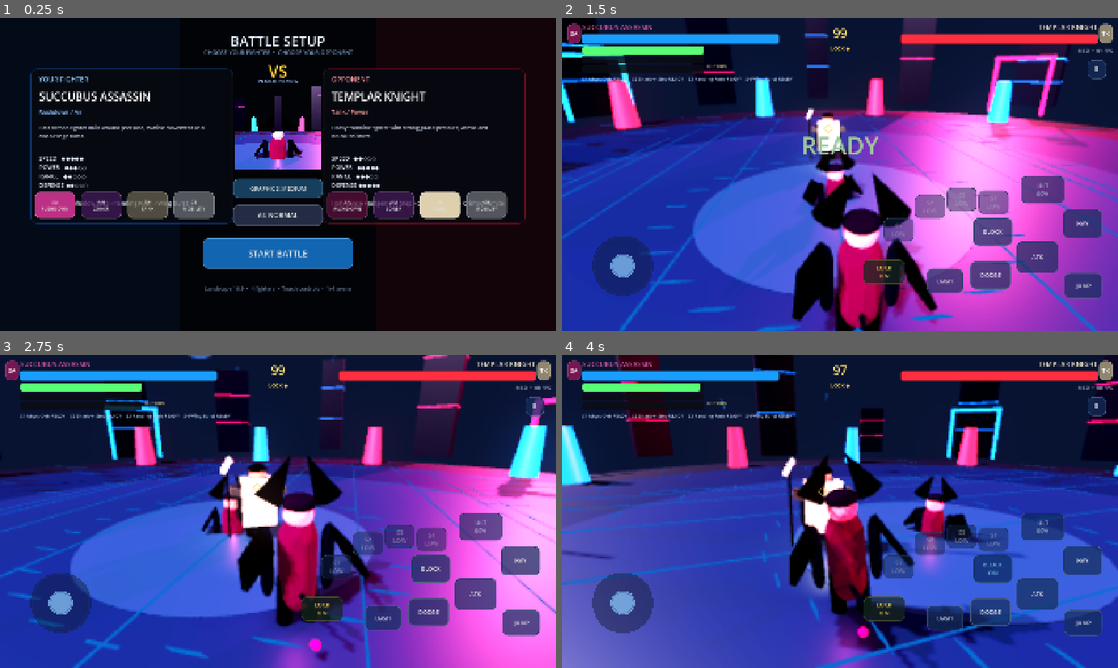
Above: before the commit, frames 1-4 (two rows, left to right).
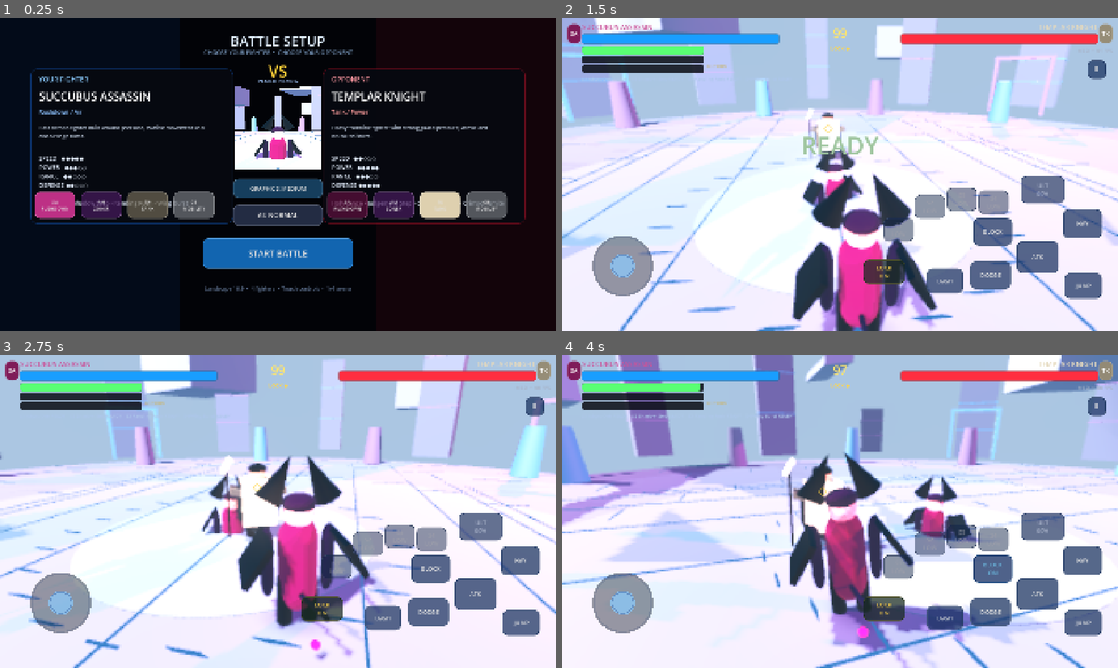
Above: after the commit, the same moments.

Repository: psgkri-design/AnimeArenaFighter
Game: Godot game, scene res://scenes/main.tscn
Same seed, same stepped clock (60 frames per second), same inputs: the game is played once before the commit and once after it.
Inputs (mouse positions are in pixels of both pictures, inside the frame that each line leads up to):
- Up to frame 1 (0.25 s): no input
- Up to frame 2 (1.5 s): click "AI: NORMAL" at 0.5 s; click "START BATTLE" at 1.25 s
- Up to frame 3 (2.75 s): drag from (61, 602) to (333, 442) at 2.02 s
- Up to frame 4 (4 s): drag from (728, 527) to (812, 574) at 2.77 s; move the mouse to (895, 442) at 3.52 s; hold D (move_right) from 3.53 s (still down); hold I (block) from 3.53 s (still down)

The runs differ from the first frame. In frame 1, 3.0% of the frame differs, in the area x 42-58%, y 21-49%; in frame 2, 95%; in frame 3, 95%; in frame 4, 96%, in the area x 0-100%, y 0-100%.

Commit message:
feat: shift arena to bright anime megastructure style

Diff:
--- a/scripts/arena_game.gd
+++ b/scripts/arena_game.gd
@@ -81,41 +81,74 @@
     environment.background_mode = Environment.BG_SKY
     var sky := Sky.new()
     var sky_mat := ShaderMaterial.new()
-    sky_mat.shader = load("res://shaders/cyber_sky.gdshader")
+    sky_mat.shader = load("res://shaders/anime_day_sky.gdshader")
     sky.sky_material = sky_mat
     environment.sky = sky
     environment.ambient_light_source = Environment.AMBIENT_SOURCE_COLOR
-    environment.ambient_light_color = Color(0.20, 0.27, 0.43)
-    environment.ambient_light_energy = 0.72
+    environment.ambient_light_color = Color(0.62, 0.74, 0.92)
+    environment.ambient_light_energy = 0.92
     environment.tonemap_mode = Environment.TONE_MAPPER_FILMIC
     environment.glow_enabled = true
-    environment.glow_bloom = 0.12
-    environment.glow_intensity = 0.20
+    environment.glow_bloom = 0.06
+    environment.glow_intensity = 0.10
     environment.fog_enabled = true
-    environment.fog_light_color = Color(0.08, 0.12, 0.24)
-    environment.fog_light_energy = 0.52
-    environment.fog_density = 0.0032
-    environment.fog_depth_begin = 22.0
-    environment.fog_depth_end = 95.0
+    environment.fog_light_color = Color(0.58, 0.70, 0.86)
+    environment.fog_light_energy = 0.82
+    environment.fog_density = 0.0016
+    environment.fog_depth_begin = 34.0
+    environment.fog_depth_end = 120.0
     world_environment.environment = environment
     add_child(world_environment)
 
     key_light = DirectionalLight3D.new()
-    key_light.rotation_degrees = Vector3(-48, -32, 0)
-    key_light.light_color = Color(0.72, 0.82, 1.0)
-    key_light.light_energy = 1.3
+    key_light.rotation_degrees = Vector3(-52, -30, 0)
+    key_light.light_color = Color(1.0, 0.97, 0.90)
+    key_light.light_energy = 1.52
     key_light.shadow_enabled = true
     key_light.directional_shadow_max_distance = 40.0
     add_child(key_light)
 
     fill_light = DirectionalLight3D.new()
-    fill_light.rotation_degrees = Vector3(-25, 145, 0)
-    fill_light.light_color = Color(1.0, 0.20, 0.32)
-    fill_light.light_energy = 0.38
+    fill_light.rotation_degrees = Vector3(-24, 145, 0)
+    fill_light.light_color = Color(0.42, 0.68, 1.0)
+    fill_light.light_energy = 0.24
     fill_light.shadow_enabled = false
     add_child(fill_light)
 
-    _build_sky_landmarks()
+    _build_megastructure_backdrop()
+
+func _build_megastructure_backdrop() -> void:
+    var structures := MultiMeshInstance3D.new()
+    structures.name = "FloatingMegastructure"
+
+    var block_mesh := BoxMesh.new()
+    block_mesh.size = Vector3(1.0,1.0,1.0)
+
+    var multi := MultiMesh.new()
+    multi.transform_format = MultiMesh.TRANSFORM_3D
+    multi.mesh = block_mesh
+    multi.instance_count = 20
+
+    for i in range(20):
+        var angle: float = TAU * float(i) / 20.0 + float(i % 4) * 0.11
+        var radius: float = 35.0 + float((i * 7) % 6) * 3.2
+        var height_value: float = 9.0 + float((i * 5) % 8) * 2.4
+        var origin := Vector3(cos(angle) * radius, height_value, sin(angle) * radius)
+        var basis := Basis(Vector3.UP, -angle + float(i % 5) * 0.16)
+        basis = basis.rotated(Vector3.RIGHT, -0.16 + float(i % 3) * 0.13)
+        var sx: float = 8.0 + float(i % 4) * 4.5
+        var sy: float = 1.4 + float((i * 3) % 5) * 1.15
+        var sz: float = 3.5 + float((i * 2) % 4) * 2.2
+        basis = basis.scaled(Vector3(sx,sy,sz))
+        multi.set_instance_transform(i, Transform3D(basis, origin))
+
+    structures.multimesh = multi
+    var mat := StandardMaterial3D.new()
+    mat.albedo_color = Color(0.34,0.41,0.54)
+    mat.metallic = 0.03
+    mat.roughness = 0.88
+    structures.material_override = mat
+    add_child(structures)
 
 func _build_sky_landmarks() -> void:
     var moon := MeshInstance3D.new()
@@ -187,9 +220,9 @@
     floor_mesh.mesh = cylinder
     floor_mesh.position.y = -0.3
     var floor_mat := StandardMaterial3D.new()
-    floor_mat.albedo_color = Color(0.045, 0.058, 0.095)
-    floor_mat.metallic = 0.36
-    floor_mat.roughness = 0.50
+    floor_mat.albedo_color = Color(0.22, 0.27, 0.37)
+    floor_mat.metallic = 0.04
+    floor_mat.roughness = 0.90
     floor_mesh.material_override = floor_mat
     floor_body.add_child(floor_mesh)
 
@@ -201,9 +234,9 @@
     floor_collision.position.y = -0.3
     floor_body.add_child(floor_collision)
 
-    _add_arena_disc(arena_root, 20.0, -0.015, Color(0.03, 0.09, 0.19), 0.03)
-    _add_arena_disc(arena_root, 12.0, 0.01, Color(0.06, 0.12, 0.24), 0.025)
-    _add_arena_disc(arena_root, 4.2, 0.035, Color(0.10, 0.20, 0.34), 0.02)
+    _add_arena_disc(arena_root, 20.0, -0.015, Color(0.24, 0.30, 0.41), 0.03)
+    _add_arena_disc(arena_root, 12.0, 0.01, Color(0.28, 0.35, 0.48), 0.025)
+    _add_arena_disc(arena_root, 4.2, 0.035, Color(0.32, 0.41, 0.55), 0.02)
     _add_floor_linework(arena_root)
 
     for i in range(16):
@@ -257,25 +290,25 @@
     instance.multimesh = multi
     var mat := StandardMaterial3D.new()
     mat.shading_mode = BaseMaterial3D.SHADING_MODE_UNSHADED
-    mat.albedo_color = Color(0.06, 0.34, 0.72)
+    mat.albedo_color = Color(0.18, 0.39, 0.66)
     mat.emission_enabled = true
-    mat.emission = Color(0.08, 0.54, 1.0)
-    mat.emission_energy_multiplier = 1.45
+    mat.emission = Color(0.16, 0.46, 0.78)
+    mat.emission_energy_multiplier = 0.55
     instance.material_override = mat
     parent.add_child(instance)
 
 func _build_shared_arena_materials() -> void:
     city_body_material = StandardMaterial3D.new()
-    city_body_material.albedo_color = Color(0.018,0.025,0.052)
-    city_body_material.metallic = 0.48
-    city_body_material.roughness = 0.42
-
-    city_band_blue_material = _make_shared_emissive(Color(0.08,0.48,1.0),1.7,0.34)
-    city_band_red_material = _make_shared_emissive(Color(1.0,0.08,0.34),1.7,0.34)
-    pillar_blue_material = _make_shared_emissive(Color(0.08,0.50,1.0),1.75,0.40)
-    pillar_red_material = _make_shared_emissive(Color(1.0,0.12,0.26),1.75,0.40)
-    gate_blue_material = _make_shared_emissive(Color(0.10,0.58,1.0),1.9,0.30)
-    gate_red_material = _make_shared_emissive(Color(1.0,0.10,0.36),1.9,0.30)
+    city_body_material.albedo_color = Color(0.22,0.28,0.39)
+    city_body_material.metallic = 0.03
+    city_body_material.roughness = 0.86
+
+    city_band_blue_material = _make_shared_emissive(Color(0.20,0.58,0.92),0.62,0.66)
+    city_band_red_material = _make_shared_emissive(Color(0.50,0.38,0.74),0.48,0.70)
+    pillar_blue_material = _make_shared_emissive(Color(0.24,0.58,0.90),0.58,0.72)
+    pillar_red_material = _make_shared_emissive(Color(0.48,0.38,0.68),0.46,0.74)
+    gate_blue_material = _make_shared_emissive(Color(0.30,0.64,0.96),0.66,0.68)
+    gate_red_material = _make_shared_emissive(Color(0.54,0.42,0.74),0.52,0.72)
 
 func _make_shared_emissive(color: Color, energy: float, roughness_value: float) -> StandardMaterial3D:
     var mat := StandardMaterial3D.new()
@@ -367,9 +400,9 @@
     var mat := StandardMaterial3D.new()
     mat.albedo_color = color
     mat.emission_enabled = true
-    mat.emission = color * 0.8
-    mat.emission_energy_multiplier = 0.35
-    mat.roughness = 0.4
+    mat.emission = color * 0.24
+    mat.emission_energy_multiplier = 0.16
+    mat.roughness = 0.86
     mesh_instance.material_override = mat
     parent.add_child(mesh_instance)
 
--- /dev/null
+++ b/shaders/anime_day_sky.gdshader
@@ -0,0 +1,31 @@
+shader_type sky;
+
+uniform vec3 zenith_color : source_color = vec3(0.18, 0.58, 0.96);
+uniform vec3 horizon_color : source_color = vec3(0.72, 0.88, 1.0);
+uniform vec3 lower_color : source_color = vec3(0.40, 0.58, 0.78);
+uniform vec3 sun_color : source_color = vec3(1.0, 0.96, 0.84);
+
+void sky() {
+    vec3 dir = normalize(EYEDIR);
+    float y = clamp(dir.y * 0.5 + 0.5, 0.0, 1.0);
+    float upper = smoothstep(0.42, 0.96, y);
+    float lower = 1.0 - smoothstep(0.08, 0.50, y);
+    vec3 col = mix(horizon_color, zenith_color, upper);
+    col = mix(col, lower_color, lower * 0.42);
+
+    vec3 sun_dir = normalize(vec3(-0.48, 0.56, -0.66));
+    float sun = pow(max(dot(dir, sun_dir), 0.0), 180.0);
+    float haze = pow(max(dot(dir, sun_dir), 0.0), 16.0);
+
+    float band = 1.0 - smoothstep(0.02, 0.46, abs(dir.y - 0.14));
+    float cloud_wave = sin(dir.x * 17.0 + dir.z * 11.0) * 0.52
+        + sin(dir.x * 31.0 - dir.z * 19.0) * 0.28
+        + sin((dir.x + dir.z) * 47.0) * 0.16;
+    float clouds = smoothstep(0.34, 0.78, cloud_wave) * band;
+    clouds *= smoothstep(-0.06, 0.16, dir.y);
+
+    col = mix(col, vec3(0.93, 0.97, 1.0), clouds * 0.58);
+    col += sun_color * sun * 1.7;
+    col += sun_color * haze * 0.12;
+    COLOR = col;
+}
Not shown, changed: CHANGELOG_GAME.md
